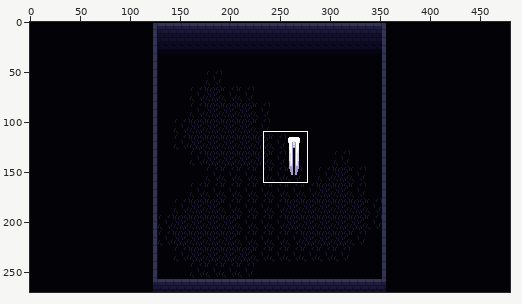
Two states of a pixel-art file, project-aseprite/base.aseprite. The first picture is a wide view before the edit; the outline marks the close-up.
Close-up. Earlier state:
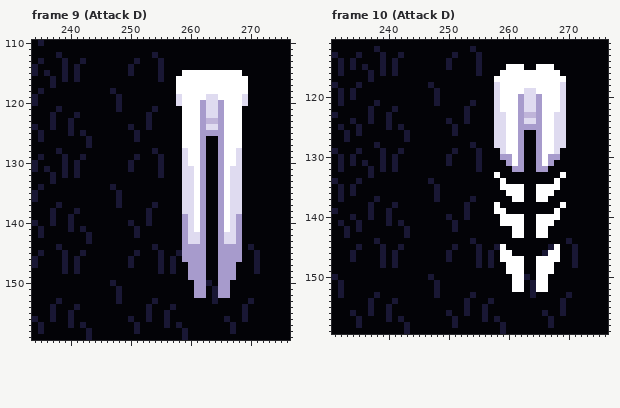
480x270 pixels, 20 frames. Colours within 5 levels of each other are drawn and written as one. Shown: frame 9 (Attack D): x 234..276, y 110..159; frame 10 (Attack D): x 231..276, y 111..159. The commit also changed other frames or places, which this record leaves out.
Once edited:
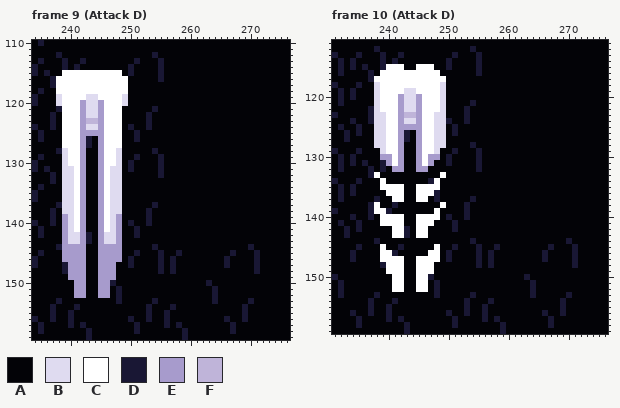
Palette (. is transparent): A #030307  B #dfdbf0  C #ffffff  D #191734  E #a79bcc  F #bfb4d9
Changes in this commit:
Changed rows in their new state; - is an unchanged pixel.
Frame 9 (Attack D), layers "Player/player ears", "Player/player body":
first column x 238:
115 -CCCCCCCCCC----------AAAAAAAAAA-
116 CCCCCCCCCCCC--------AAAAAAAAAAAA
117 CCCCCCCCCCCC--------AAAAAAAAAAAA
118 CCCCCCCCCCCC--------AAAAAAAAAAAA
119 BCCCCBBCCCCB--------AAAAAAAAAAAA
120 BCCCEBBECCCB--------AAAAAAAAAAAA
121 -CCCEBBECCC----------AAAAAAAAAA-
122 -CCCEBBECCC----------AAAAAAAAAA-
123 -CCCEFFECCC----------AAAAAAAAAA-
124 -CCCEBBECCC----------AAAAAAAAAA-
125 -CCCEEEECCC----------AAAAAAAAAA-
126 -CCCE--ECCC----------AAAA--AAAA-
127 -CCCE--ECCC----------AAAA--AAAA-
128 -BCCE--ECCB----------AAAA--AAAA-
129 -BCCE--ECCB----------AAAA--AAAA-
130 -BCCE--ECCB----------AAAA--AAAA-
131 -BBCE--ECBB----------AAAA--AAAA-
132 -BBCE--ECBB----------AAAA--AAAA-
133 -BBCE--ECBB----------AAAA--AAAA-
134 -BBCE--ECBB----------AAAA--AAAA-
135 -BBCE--ECBB----------AAAA--AAAA-
136 -BBCE--ECBB----------AAAA--AAAA-
137 -BBCE--ECBB----------AAAA--AAAA-
138 -BBCE--ECBB----------AAAA--AAAA-
139 -EBCE--ECBE----------AAAA--AAAA-
140 -EBCE--ECBE----------AAAA--AAAA-
141 -EBCE--ECBE----------AAAA--AAAA-
142 -EBBE--EBBE----------AAAA--AAAA-
143 -EBBE--EBBE----------AAAA--AAAA-
144 -EEEE--EEEE----------AAAA--AAAA-
145 -EEEE--EEEE----------AAAA--AADA-
146 -EEEE--EEEE----------AAAA--ADAA-
147 --EEE--EEE------------AAA--ADA--
148 --EEE--EEE------------AAA--AAA--
149 --EEE--EEE------------AAA--AAA--
150 ---EE--EE--------------AA--AA---
151 ---EE--EE--------------AA--AA---
152 ---EE--EE--------------AA--AA---
Frame 10 (Attack D), layers "Player/player ears", "Player/player body":
first column x 238:
115 --CCC--CCC------------AAA--AAA--
116 -CCCCCCCCCC----------AAAAAAAAAA-
117 CCCCCCCCCCCC--------AAAAAAAAAAAA
118 BCCCCCCCCCCB--------AAAAAAAAAAAA
119 BCCCCBBCCCCB--------AAAAAAAAAAAA
120 BCCCEBBECCCB--------AAAAAAAAAAAA
121 BCCCEBBECCCB--------AAAAAAAAAAAA
122 BCCCEBBECCCB--------AAAAAAAAAAAA
123 BBCCEFFECCBB--------AAAAAAAAAAAA
124 BBCCEBBECCBB--------AAAAAAAAAAAA
125 BBCCEEEECCBB--------AAAAAAAAAAAA
126 BBCCE--ECCBB--------AAAAA--AAAAA
127 BBCCE--ECCBB--------AAAAA--AAAAA
128 BBCCE--ECCBB--------AAAAA--AAAAA
129 -BCCE--ECCB----------AAAA--AAAA-
130 -EECE--ECEE----------AAAA--AAAA-
131 --ECE--ECE------------AAA--AAA--
132 ---EE--EE--------------AA--AA---
133 C----------C--------A----------A
134 -C--------C----------A--------A-
135 -CCCC--CCCC----------AAAA--AAAA-
136 --CCC--CCC------------AAA--AAA--
137 ---CC--CC--------------AA--AA---
138 C----------C--------A----------A
139 CC--------C---------AA--------A-
140 -CCCC--CCCC----------AAAA--AAAA-
141 -CCCC--CCC-----------AAAA--AAA--
142 ---CC--CC--------------AA--AA---
143 ---CC--CC--------------AA--AA---
145 -C--------C----------A--------A-
146 -CC------CC----------AA------AA-
147 -CCCC--CCCC----------AAAA--ADAA-
148 --CCC--CCC------------AAA--AAA--
149 --CCC--CCC------------AAA--AAA--
150 ---CC--CC--------------AA--AA---
151 ---CC--CC--------------AA--AA---
152 ---CC--CC--------------AA--AA---
Pixel boxes of the changes (left, top, right, bottom) in both close-ups:
changed: (56, 70, 128, 298)
changed: (176, 70, 248, 298)
changed: (374, 64, 446, 292)
changed: (494, 64, 566, 292)
